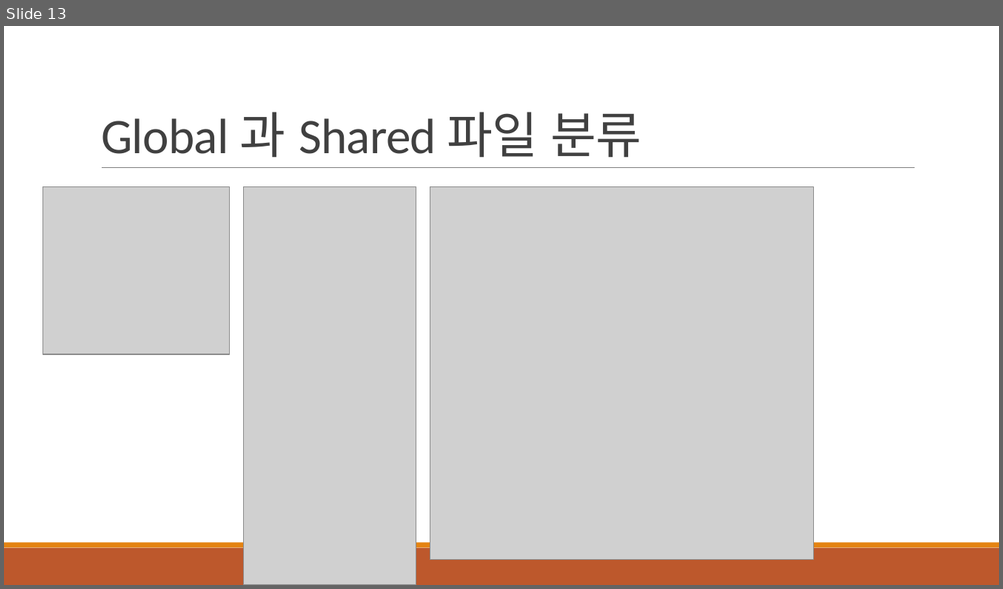
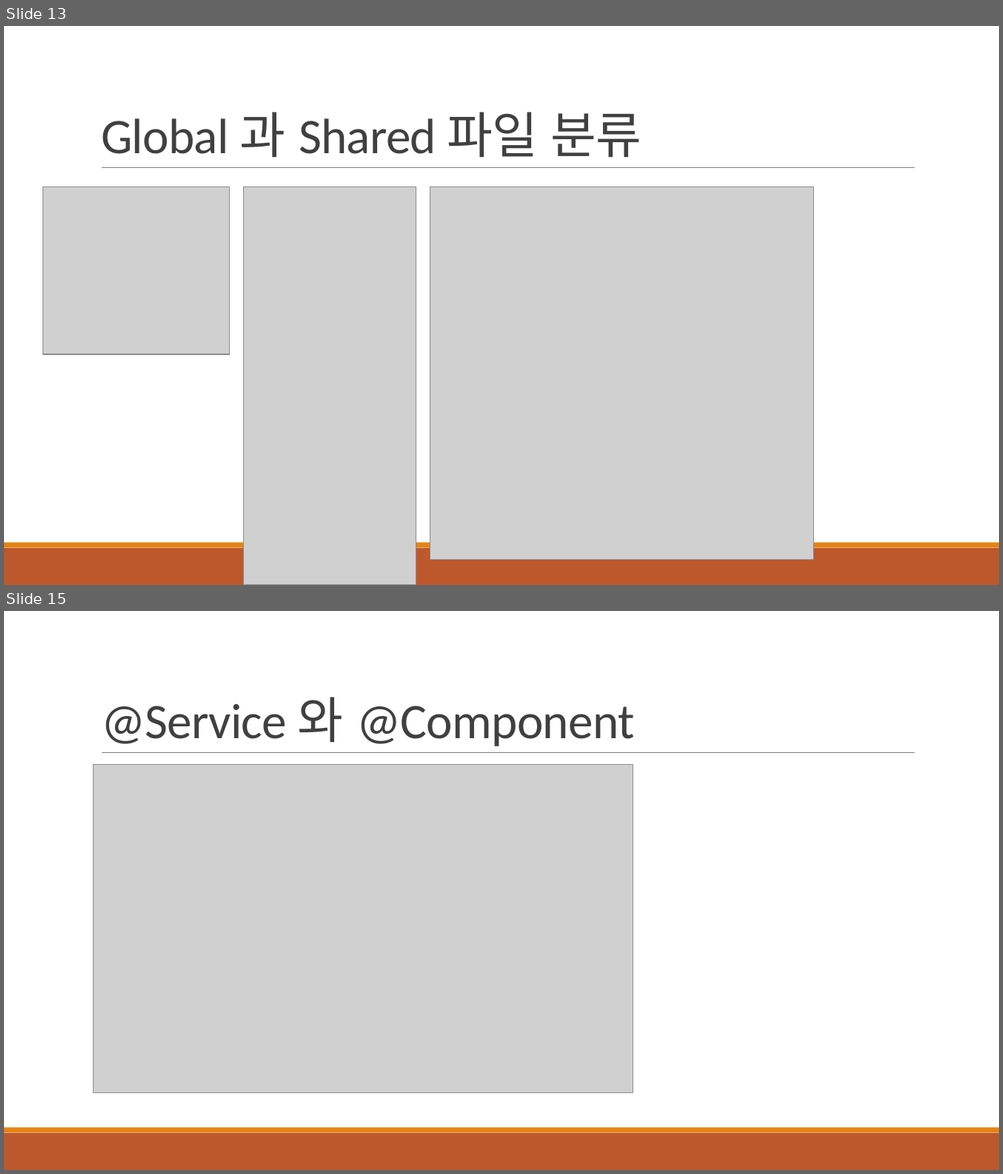
Before and after one commit to khb3025/K-trainning-review, a slide deck: ppt/K-Trainning 1부 분석.pptx. Shown one above the other, each under a label of ours: slide 13 before the commit, slides 13 and 15 after it; the slides between them are not shown. The pictures are 1003x589 and 1003x1174 pixels, drawn with LibreOffice and Linux fonts; fonts in the diff are those of the drawing; grey boxes stand for pictures. Boxes give left, top, right and bottom in pixels: in the first picture for what was removed or moved away, otherwise in the second. Text is boxed around its words. In the diff, an @@ line names an element or a change of style, - is before the commit and + after.

```diff
--- a/ppt/K-Trainning 1부 분석.pptx
+++ b/ppt/K-Trainning 1부 분석.pptx
@@ slide 15 added at [4, 611, 999, 1170], background #FFFFFF; not listed: 3 template elements that a slide beside it also shows @@
@@ title added at [101, 697, 634, 746], 48 pt, text #404040 @@
+@Service 와 @Component
@@ picture added at [94, 765, 633, 1093] @@
```
Also in this commit, not shown: 1 other slide added, 10 other files.
